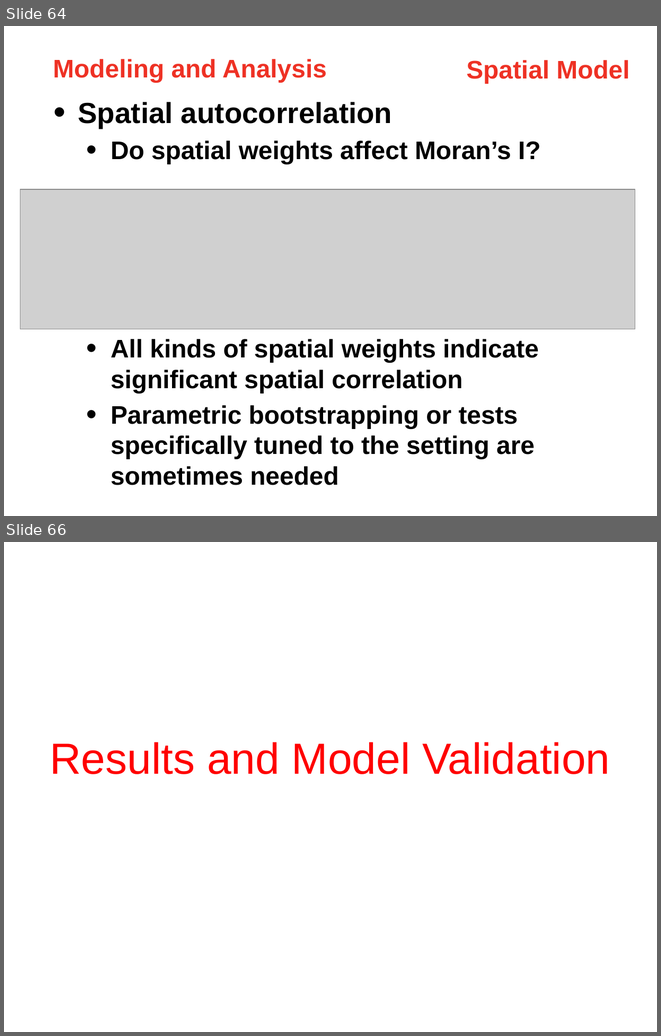
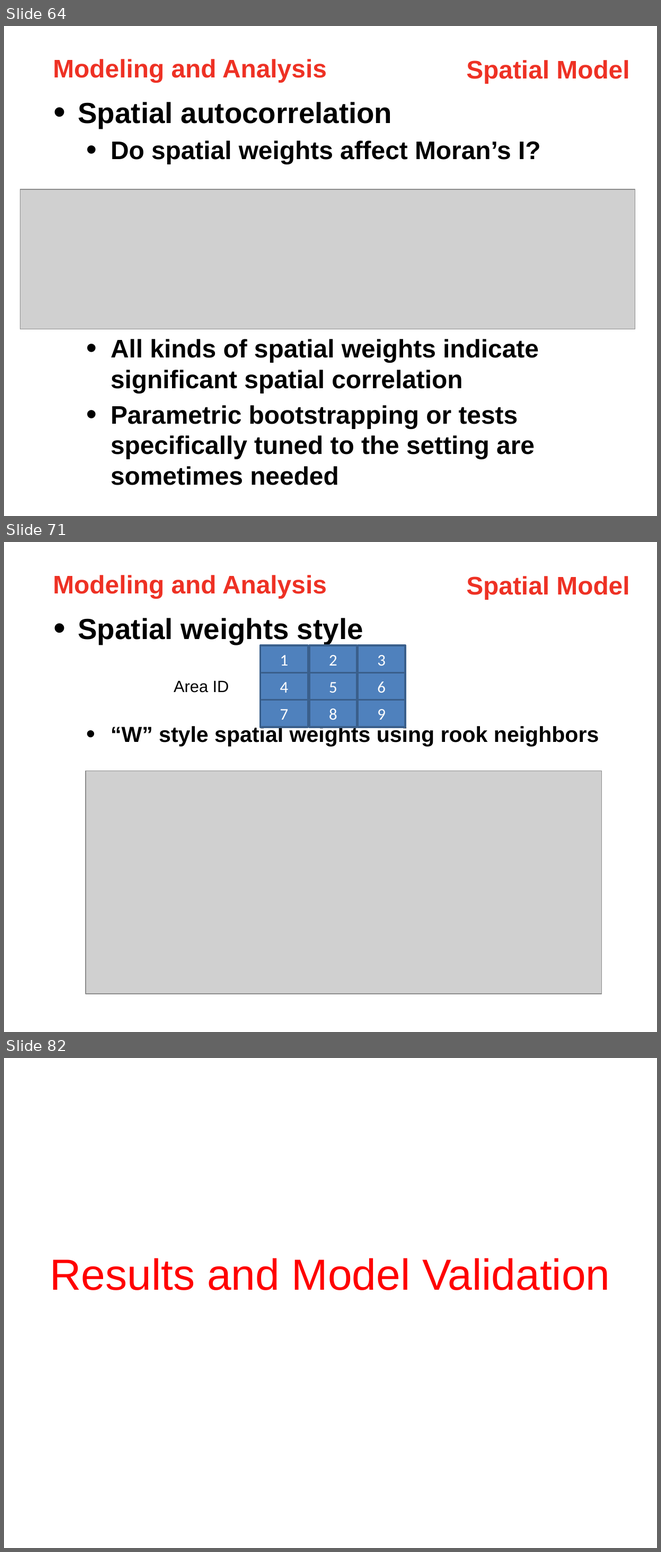
Before and after one commit to linghend/PPR, a slide deck: RentIndex/6_Presentation/RentIndex.pptx. Shown one above the other, each under a label of ours: slides 64 and 66 before the commit, slides 64, 71 and 82 after it; the slides between them are not shown. The pictures are 661x1036 and 661x1552 pixels, drawn with LibreOffice and Linux fonts; fonts in the diff are those of the drawing; grey boxes stand for pictures. Boxes give left, top, right and bottom in pixels: in the first picture for what was removed or moved away, otherwise in the second. Text is boxed around its words. In the diff, an @@ line names an element or a change of style, - is before the commit and + after.

```diff
--- a/RentIndex/6_Presentation/RentIndex.pptx
+++ b/RentIndex/6_Presentation/RentIndex.pptx
@@ slide 71 added at (4,542,657,1032), background #FFFFFF @@
@@ text added at (53,575,327,598), 28 pt, text #EE3124, bold @@
+Modeling and Analysis
@@ text added at (466,576,629,599), 28 pt, text #EE3124, bold @@
+Spatial Model
@@ text added at (78,618,599,747), 24 pt, text #000000, bold @@
+• Spatial weights style
+  • “W” style spatial weights using rook neighbors
@@ text added at (174,680,229,693), 18 pt, text #000000 @@
+Area ID
@@ group added at (261,645,406,728): 9 rectangles @@
+1
+2
+4
+5
+3
+6
+7
+8
+9
@@ picture added at (86,770,601,994) @@
@@ what was slide 66 is now slide 82 @@
```
Also in this commit, not shown: 1 slide changed, 18 other slides added, 6 other files.
